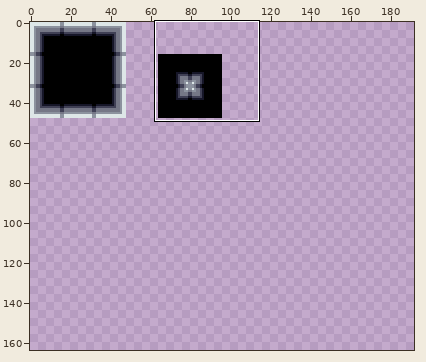
One commit to this pixel-art file: assets/tile_map.aseprite. Above: a wide view before the commit, with the close-up outlined.
Close-up. Before the edit:
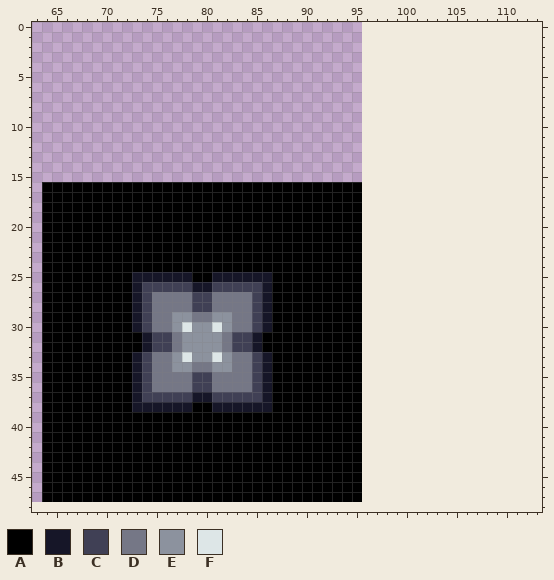
96x48 pixels, 1 frame. Shown: x 63..113, y 0..48. The old version is drawn lined up with the new one, on the new canvas. The wide view leaves out empty margins. The commit also changed other parts of the picture, which this record leaves out.
Palette (. is transparent): A #000000  B #161628  C #404055  D #757786  E #8c929e  F #dde6e7
Pixels before (only the part around the change), first column x 63:
 0 ...................................................
 1 ...................................................
 2 ...................................................
 3 ...................................................
 4 ...................................................
 5 ...................................................
 6 ...................................................
 7 ...................................................
 8 ...................................................
 9 ...................................................
10 ...................................................
11 ...................................................
12 ...................................................
13 ...................................................
14 ...................................................
15 ...................................................
16 .AAAAAAAAAAAAAAAAAAAAAAAAAAAAAAAA..................
17 .AAAAAAAAAAAAAAAAAAAAAAAAAAAAAAAA..................
18 .AAAAAAAAAAAAAAAAAAAAAAAAAAAAAAAA..................
19 .AAAAAAAAAAAAAAAAAAAAAAAAAAAAAAAA..................
20 .AAAAAAAAAAAAAAAAAAAAAAAAAAAAAAAA..................
21 .AAAAAAAAAAAAAAAAAAAAAAAAAAAAAAAA..................
22 .AAAAAAAAAAAAAAAAAAAAAAAAAAAAAAAA..................
23 .AAAAAAAAAAAAAAAAAAAAAAAAAAAAAAAA..................
24 .AAAAAAAAAAAAAAAAAAAAAAAAAAAAAAAA..................
25 .AAAAAAAAABBBBBBAABBBBBBAAAAAAAAA..................
26 .AAAAAAAAABCCCCCBBCCCCCBAAAAAAAAA..................
27 .AAAAAAAAABCDDDDCCDDDDCBAAAAAAAAA..................
28 .AAAAAAAAABCDDDDCCDDDDCBAAAAAAAAA..................
29 .AAAAAAAAABCDDEEDDEEDDCBAAAAAAAAA..................
30 .AAAAAAAAABCDDEFEEFEDDCBAAAAAAAAA..................
31 .AAAAAAAAAABCCDEEEEDCCBAAAAAAAAAA..................
32 .AAAAAAAAAABCCDEEEEDCCBAAAAAAAAAA..................
33 .AAAAAAAAABCDDEFEEFEDDCBAAAAAAAAA..................
34 .AAAAAAAAABCDDEEDDEEDDCBAAAAAAAAA..................
35 .AAAAAAAAABCDDDDCCDDDDCBAAAAAAAAA..................
36 .AAAAAAAAABCDDDDCCDDDDCBAAAAAAAAA..................
37 .AAAAAAAAABCCCCCBBCCCCCBAAAAAAAAA..................
38 .AAAAAAAAABBBBBBAABBBBBBAAAAAAAAA..................
39 .AAAAAAAAAAAAAAAAAAAAAAAAAAAAAAAA..................
40 .AAAAAAAAAAAAAAAAAAAAAAAAAAAAAAAA..................
41 .AAAAAAAAAAAAAAAAAAAAAAAAAAAAAAAA..................
42 .AAAAAAAAAAAAAAAAAAAAAAAAAAAAAAAA..................
43 .AAAAAAAAAAAAAAAAAAAAAAAAAAAAAAAA..................
44 .AAAAAAAAAAAAAAAAAAAAAAAAAAAAAAAA..................
45 .AAAAAAAAAAAAAAAAAAAAAAAAAAAAAAAA..................
46 .AAAAAAAAAAAAAAAAAAAAAAAAAAAAAAAA..................
47 .AAAAAAAAAAAAAAAAAAAAAAAAAAAAAAAA..................
48 ...................................................
The same view after the edit:
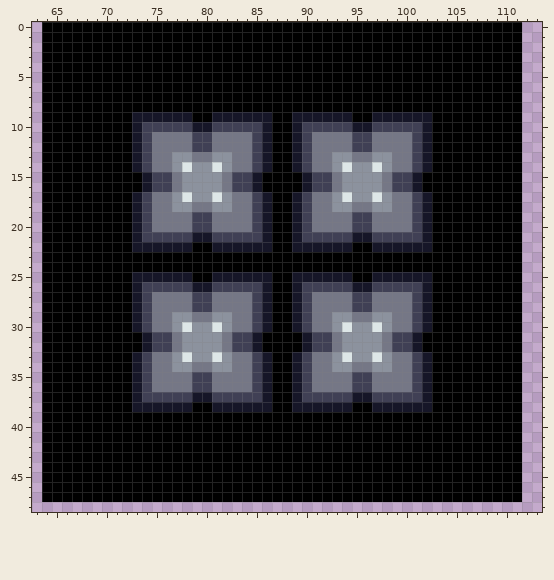
What changed:
canvas 96x48 -> 192x176
Changed rows in their new state; - is an unchanged pixel.
first column x 64:
 0 AAAAAAAAAAAAAAAAAAAAAAAAAAAAAAAAAAAAAAAAAAAAAAAA
 1 AAAAAAAAAAAAAAAAAAAAAAAAAAAAAAAAAAAAAAAAAAAAAAAA
 2 AAAAAAAAAAAAAAAAAAAAAAAAAAAAAAAAAAAAAAAAAAAAAAAA
 3 AAAAAAAAAAAAAAAAAAAAAAAAAAAAAAAAAAAAAAAAAAAAAAAA
 4 AAAAAAAAAAAAAAAAAAAAAAAAAAAAAAAAAAAAAAAAAAAAAAAA
 5 AAAAAAAAAAAAAAAAAAAAAAAAAAAAAAAAAAAAAAAAAAAAAAAA
 6 AAAAAAAAAAAAAAAAAAAAAAAAAAAAAAAAAAAAAAAAAAAAAAAA
 7 AAAAAAAAAAAAAAAAAAAAAAAAAAAAAAAAAAAAAAAAAAAAAAAA
 8 AAAAAAAAAAAAAAAAAAAAAAAAAAAAAAAAAAAAAAAAAAAAAAAA
 9 AAAAAAAAABBBBBBAABBBBBBAABBBBBBAABBBBBBAAAAAAAAA
10 AAAAAAAAABCCCCCBBCCCCCBAABCCCCCBBCCCCCBAAAAAAAAA
11 AAAAAAAAABCDDDDCCDDDDCBAABCDDDDCCDDDDCBAAAAAAAAA
12 AAAAAAAAABCDDDDCCDDDDCBAABCDDDDCCDDDDCBAAAAAAAAA
13 AAAAAAAAABCDDEEDDEEDDCBAABCDDEEDDEEDDCBAAAAAAAAA
14 AAAAAAAAABCDDEFEEFEDDCBAABCDDEFEEFEDDCBAAAAAAAAA
15 AAAAAAAAAABCCDEEEEDCCBAAAABCCDEEEEDCCBAAAAAAAAAA
16 ----------BCCDEEEEDCCB----BCCDEEEEDCCBAAAAAAAAAA
17 ---------BCDDEFEEFEDDCB--BCDDEFEEFEDDCBAAAAAAAAA
18 ---------BCDDEEDDEEDDCB--BCDDEEDDEEDDCBAAAAAAAAA
19 ---------BCDDDDCCDDDDCB--BCDDDDCCDDDDCBAAAAAAAAA
20 ---------BCDDDDCCDDDDCB--BCDDDDCCDDDDCBAAAAAAAAA
21 ---------BCCCCCBBCCCCCB--BCCCCCBBCCCCCBAAAAAAAAA
22 ---------BBBBBB--BBBBBB--BBBBBB-ABBBBBBAAAAAAAAA
23 --------------------------------AAAAAAAAAAAAAAAA
24 --------------------------------AAAAAAAAAAAAAAAA
25 -------------------------BBBBBB-ABBBBBBAAAAAAAAA
26 -------------------------BCCCCCBBCCCCCBAAAAAAAAA
27 -------------------------BCDDDDCCDDDDCBAAAAAAAAA
28 -------------------------BCDDDDCCDDDDCBAAAAAAAAA
29 -------------------------BCDDEEDDEEDDCBAAAAAAAAA
30 -------------------------BCDDEFEEFEDDCBAAAAAAAAA
31 --------------------------BCCDEEEEDCCBAAAAAAAAAA
32 --------------------------BCCDEEEEDCCBAAAAAAAAAA
33 -------------------------BCDDEFEEFEDDCBAAAAAAAAA
34 -------------------------BCDDEEDDEEDDCBAAAAAAAAA
35 -------------------------BCDDDDCCDDDDCBAAAAAAAAA
36 -------------------------BCDDDDCCDDDDCBAAAAAAAAA
37 -------------------------BCCCCCBBCCCCCBAAAAAAAAA
38 -------------------------BBBBBB-ABBBBBBAAAAAAAAA
39 --------------------------------AAAAAAAAAAAAAAAA
40 --------------------------------AAAAAAAAAAAAAAAA
41 --------------------------------AAAAAAAAAAAAAAAA
42 --------------------------------AAAAAAAAAAAAAAAA
43 --------------------------------AAAAAAAAAAAAAAAA
44 --------------------------------AAAAAAAAAAAAAAAA
45 --------------------------------AAAAAAAAAAAAAAAA
46 --------------------------------AAAAAAAAAAAAAAAA
47 --------------------------------AAAAAAAAAAAAAAAA
Boxes around the changes in both close-ups, in picture pixels (x1, y1, x2, y2):
changed: (42, 22, 522, 502)
